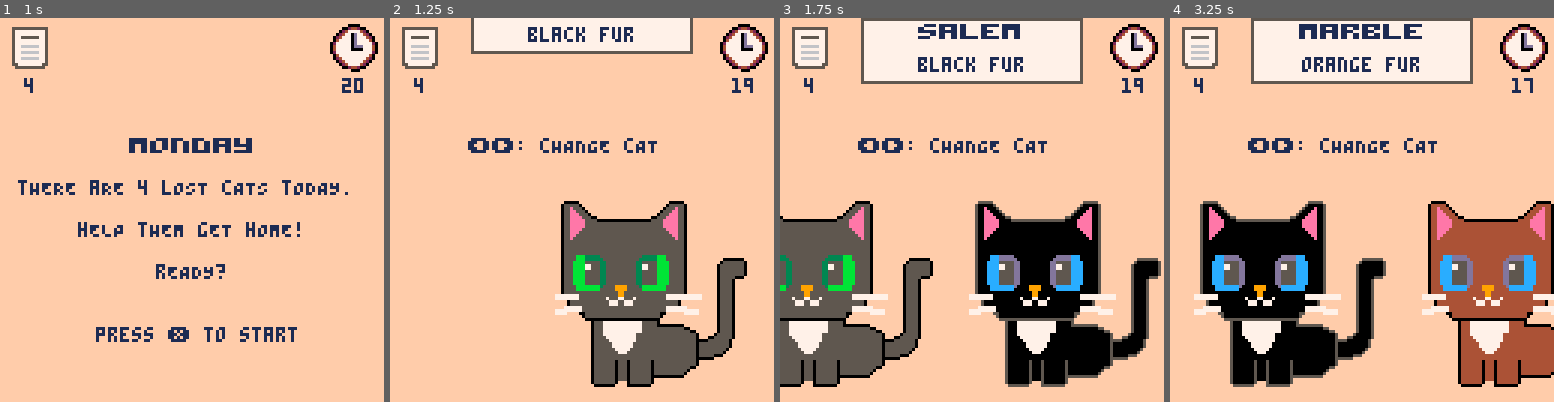
Above: before the commit, frames 1-4 (left to right).
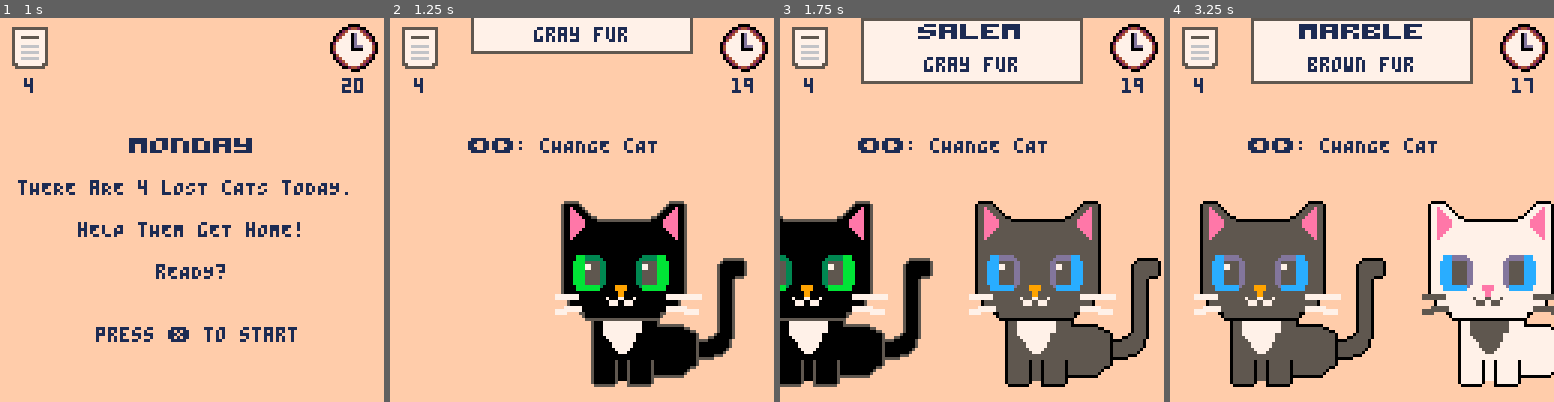
Above: after the commit, the same moments.

Repository: pcal43/pico8-papurrs-please
Game: PICO-8 cartridge pico8-home/carts/lost-cats.p8
The game is run twice, just before and just after one commit, with the same random seed, the same clock (stepped at 60 frames per second) and the same inputs.
Inputs:
- Up to frame 1 (1 s): tap X (X key) at 0.33 s; tap O (Z key) at 0.7 s
- Up to frame 2 (1.25 s): tap X (X key) at 1.07 s
- Up to frame 3 (1.75 s): hold Right from 1.6 s (still down); tap O (Z key) at 1.7 s
- Up to frame 4 (3.25 s): tap X (X key) at 1.85, 2.97 s; release Right at 2.1 s; tap O (Z key) at 2.1, 2.5, 2.9 s; hold Up 2.15-2.42 s; hold Right 2.47-3.03 s; hold Left from 3.08 s (still down)

Frame 1 is identical in both runs. In frame 2, 12% of the frame differs, in the area x 35-93%, y 2-97%; in frame 3, 22%, in the area x 0-100%, y 10-97%; in frame 4, 22%.

Commit message:
checkpoint

Diff:
--- a/pico8-home/carts/src/GameScreen.lua
+++ b/pico8-home/carts/src/GameScreen.lua
@@ -112,7 +112,7 @@
 
     function self.startDay()
         local weekday = WEEKDAYS[self.weekdayNumber]
-        self.posters, self.catList = generatePostersAndCats(weekday.catCount, weekday.catTraits, weekday.posterCount, weekday.posterTraitCount, weekday.posterTraits)
+        self.posters, self.catList = generatePostersAndCats(weekday.catCount, weekday.catTraits, weekday.posterCount, weekday.posterTraitCount, weekday.posterTraits, weekday.randomizePosterTraitOrder)
         self.scrollPos = 0
         self.targetPos = 1
         self.secondsRemaining = weekday.time
@@ -397,191 +397,3 @@
 
     return self
 end
-
-
-
--- Returns lists of Cat and Poster objects, each of length count.  Each poster
--- will have a random number of traits (between minTraits and maxTraits).
--- The traits for the Cats and Posters will be chosen such that there will be a bijection
--- between Cats and Posters: for each Cat returned there will be exactly one Poster that
--- is a match for it (as defined by Poster.isMatch), and vice versa.
---
--- Other than that, the Poster traits will be chosen randomly.  The TraitKeys will be chosen
--- randomly from those in the list TraitKeys (in Traits.lua).  The values for
--- each Poster trait will be randomly chosen.  A Poster will have at most one mapping for
--- any given TraitKey.
---
--- Cats will have all of the TraitKeys defined in their trait tables, with the TraitValues
--- for each again randomly chosen.  Again, provided that the 1:1 matching relationship
--- between Cats and Posters is maintained
---
--- If the 1:1 matching constraint cannot be maintained, and error should be printed
--- and the 'count' reduced to the point where the constraints can be satisfied.
-
-function generatePostersAndCats(catCount, catTraits, posterCount, posterTraitCount, posterTraitKeys)
-    if catCount < posterCount then
-        printh("error: catCount ("..catCount..") < posterCount ("..posterCount..")")
-        catCount = posterCount
-    end
-
-    printh("generatePosters: "..posterCount.." posters for "..catCount.." cats, "..posterTraitCount.." traits per poster")
-
-    local posters = {}
-    local cats = {}
-    local name_indeces = pickUniqueIntegers(catCount, 1, CAT_NAME_COUNT)
-
-    local usedPosterCombos = {}
-    local usedCatCombos = {}
-    local pairAttempts = 0
-    local maxPairAttempts = posterCount * 200
-
-    -- Step 1: Generate poster-cat pairs until we have enough
-    while #posters < posterCount and pairAttempts < maxPairAttempts do
-        pairAttempts += 1
-
-        -- Generate a random poster with exactly posterTraitCount traits
-        local availableKeys = {}
-        for i = 1, #posterTraitKeys do
-            add(availableKeys, posterTraitKeys[i])
-        end
-
-        local selectedKeys = {}
-        for i = 1, posterTraitCount do
-            if #availableKeys > 0 then
-                local idx = flr(rnd(#availableKeys)) + 1
-                add(selectedKeys, availableKeys[idx])
-                del(availableKeys, availableKeys[idx])
-            end
-        end
-
-        local posterTraits = {}
-        local posterComboKey = ""
-        for i = 1, #selectedKeys do
-            local traitKey = selectedKeys[i]
-            local possibleValues = TraitValues[traitKey]
-            local valueIdx = flr(rnd(#possibleValues)) + 1
-            posterTraits[traitKey] = possibleValues[valueIdx]
-            posterComboKey = posterComboKey..traitKey..":"..valueIdx..","
-        end
-
-        if not usedPosterCombos[posterComboKey] then
-            -- Try to create a matching cat for this poster
-            local catAttempts = 0
-            local maxCatAttempts = 50
-            local foundValidCat = false
-
-            while not foundValidCat and catAttempts < maxCatAttempts do
-                catAttempts += 1
-
-                local thisCatTraits = {}
-                for traitKey, traitValue in pairs(posterTraits) do
-                    thisCatTraits[traitKey] = traitValue
-                end
-
-                for i = 1, #TraitKeys do
-                    local traitKey = TraitKeys[i]
-                    if thisCatTraits[traitKey] == nil then
-                        local possibleValues = TraitValues[traitKey]
-                        local allowedIndices = catTraits[traitKey]
-                        if allowedIndices then
-                            local idx = allowedIndices[flr(rnd(#allowedIndices)) + 1]
-                            thisCatTraits[traitKey] = possibleValues[idx]
-                        else
-                            local idx = flr(rnd(#possibleValues)) + 1
-                            thisCatTraits[traitKey] = possibleValues[idx]
-                        end
-                    end
-                end
-
-                local catComboKey = ""
-                for i = 1, #TraitKeys do
-                    local traitKey = TraitKeys[i]
-                    catComboKey = catComboKey..traitKey..":"..thisCatTraits[traitKey].name..","
-                end
-
-                if not usedCatCombos[catComboKey] then
-                    -- Check if this cat matches exactly one existing poster (plus this new one)
-                    local matchCount = 0
-                    for i = 1, #posters do
-                        if posters[i].isMatch(thisCatTraits) then
-                            matchCount += 1
-                            break
-                        end
-                    end
-
-                    -- Verify matches the new poster
-                    local tempPoster = {traits = posterTraits, isMatch = Poster.new("temp", true, posterTraits).isMatch}
-                    if tempPoster.isMatch(thisCatTraits) then
-                        matchCount += 1
-                    end
-
-                    if matchCount == 1 then
-                        -- Success! Add both poster and cat
-                        usedPosterCombos[posterComboKey] = true
-                        usedCatCombos[catComboKey] = true
-
-                        local posterIndex = #posters + 1
-                        local name = requireNonNil(get_cat_name(name_indeces[posterIndex]), "nil cat name")
-                        add(posters, Poster.new(name, name_indeces[posterIndex] < CAT_NAME_FIRST_MALE, posterTraits))
-                        add(cats, Cat.new(TUXEDO_CAT, thisCatTraits))
-                        foundValidCat = true
-                    end
-                end
-            end
-        end
-    end
-
-    if #posters < posterCount then
-        printh("warning: only generated "..#posters.." poster-cat pairs (requested "..posterCount..") after "..pairAttempts.." attempts")
-    end
-
-    -- Step 3: Generate additional cats if catCount > posterCount (these won't match any poster)
-    attempts = 0
-    maxAttempts = (catCount - posterCount) * 50
-
-    while #cats < catCount and attempts < maxAttempts do
-        attempts += 1
-
-        local thisCatTraits = {}
-        local catComboKey = ""
-        for i = 1, #TraitKeys do
-            local traitKey = TraitKeys[i]
-            local possibleValues = TraitValues[traitKey]
-            local allowedIndices = catTraits[traitKey]
-            local idx
-            if allowedIndices then
-                idx = allowedIndices[flr(rnd(#allowedIndices)) + 1]
-            else
-                idx = flr(rnd(#possibleValues)) + 1
-            end
-            thisCatTraits[traitKey] = possibleValues[idx]
-            catComboKey = catComboKey..traitKey..":"..possibleValues[idx].name..","
-        end
-
-        if not usedCatCombos[catComboKey] then
-            -- Check if this cat would match any poster
-            local matchesAnyPoster = false
-            for i = 1, #posters do
-                if posters[i].isMatch(thisCatTraits) then
-                    matchesAnyPoster = true
-                    break
-                end
-            end
-
-            if not matchesAnyPoster then
-                usedCatCombos[catComboKey] = true
-                add(cats, Cat.new(TUXEDO_CAT, thisCatTraits))
-            end
-        end
-    end
-
-    if #cats < catCount then
-        printh("warning: only generated "..#cats.." unique cats (requested "..catCount..")")
-    end
-
-    -- Shuffle cats so they're not in the same order as posters
-    shuffleArray(cats)
-
-    printh("generated "..#cats.." cats and "..#posters.." posters")
-    return posters, cats
-end
--- a/pico8-home/carts/src/Generation.lua
+++ b/pico8-home/carts/src/Generation.lua
@@ -18,7 +18,7 @@
 -- If the 1:1 matching constraint cannot be maintained, and error should be printed
 -- and the 'count' reduced to the point where the constraints can be satisfied.
 
-function generatePostersAndCats(catCount, catTraits, posterCount, posterTraitCount, posterTraitKeys)
+function generatePostersAndCats(catCount, catTraits, posterCount, posterTraitCount, posterTraitKeys, randomizePosterTraitOrder)
     if catCount < posterCount then
         printh("error: catCount ("..catCount..") < posterCount ("..posterCount..")")
         catCount = posterCount
@@ -110,7 +110,7 @@
                     end
 
                     -- Verify matches the new poster
-                    local tempPoster = {traits = posterTraits, isMatch = Poster.new("temp", true, posterTraits).isMatch}
+                    local tempPoster = {traits = posterTraits, isMatch = Poster.new("temp", true, posterTraits, false).isMatch}
                     if tempPoster.isMatch(thisCatTraits) then
                         matchCount += 1
                     end
@@ -122,7 +122,7 @@
 
                         local posterIndex = #posters + 1
                         local name = requireNonNil(get_cat_name(name_indeces[posterIndex]), "nil cat name")
-                        add(posters, Poster.new(name, name_indeces[posterIndex] < CAT_NAME_FIRST_MALE, posterTraits))
+                        add(posters, Poster.new(name, name_indeces[posterIndex] < CAT_NAME_FIRST_MALE, posterTraits, randomizePosterTraitOrder))
                         add(cats, Cat.new(TUXEDO_CAT, thisCatTraits))
                         foundValidCat = true
                     end
--- a/pico8-home/carts/src/Poster.lua
+++ b/pico8-home/carts/src/Poster.lua
@@ -1,5 +1,5 @@
 Poster = {}
-Poster.new = function(name, isFemale, traits)
+Poster.new = function(name, isFemale, traits, randomizeTraitOrder)
     local self = {}
     self.name = requireNonNil(name)
     self.isFemale = requireNonNil(isFemale)
@@ -12,13 +12,22 @@
 
     -- Build trait text once
     self.traitText = ""
-    local first = true
+
+    -- Collect traits into array
+    local traitArray = {}
     for trait_key, trait_value in pairs(traits) do
-        if not first then
+        add(traitArray, trait_value)
+    end
+
+    if randomizeTraitOrder then
+        shuffleArray(traitArray)
+    end
+
+    for i = 1, #traitArray do
+        if i > 1 then
             self.traitText = self.traitText.."\n"
         end
-        self.traitText = self.traitText..trait_value.name
-        first = false
+        self.traitText = self.traitText..traitArray[i].name
     end
 
     function self.update()
--- a/pico8-home/carts/src/Traits.lua
+++ b/pico8-home/carts/src/Traits.lua
@@ -133,7 +133,8 @@
         time = 20,
         catTraits = { [EYE_COLOR] = { 1, 1, 2 }, [COLLAR_COLOR] = { 1 }, [EAR_COLOR] = { 1 }, [STRIPES] = { 1 } },
         posterTraits = { FUR_COLOR },
-        posterTraitCount = 1
+        posterTraitCount = 1,
+        randomizePosterTraitOrder = false
     },
     {
         name = "tuesday",
@@ -142,7 +143,8 @@
         time = 30,
         catTraits = { [COLLAR_COLOR] = { 1, 1, 1, 2 }, [EAR_COLOR] = { 1 }, [STRIPES] = { 1, 1, 1, 1, 1, 1, 2 } },
         posterTraits = { FUR_COLOR, EYE_COLOR },
-        posterTraitCount = 2
+        posterTraitCount = 2,
+        randomizePosterTraitOrder = false
     },
     {
         name = "wednesday",
@@ -151,7 +153,8 @@
         time = 45,
         catTraits = { [STRIPES] = { 1, 1, 1, 2 } },
         posterTraits = { FUR_COLOR, EYE_COLOR, COLLAR_COLOR },
-        posterTraitCount = 3
+        posterTraitCount = 3,
+        randomizePosterTraitOrder = false
     },
     {
         name = "thursday",
@@ -160,7 +163,8 @@
         time = 60,
         catTraits = { },
         posterTraits = { FUR_COLOR, EYE_COLOR, COLLAR_COLOR, STRIPES },
-        posterTraitCount = 3
+        posterTraitCount = 3,
+        randomizePosterTraitOrder = true
     },
     {
         name = "friday",
@@ -169,7 +173,8 @@
         time = 90,
         catTraits = { },
         posterTraits = { EYE_COLOR, STRIPES, EAR_COLOR },
-        posterTraitCount = 3
+        posterTraitCount = 3,
+        randomizePosterTraitOrder = true
     }
 }
 
